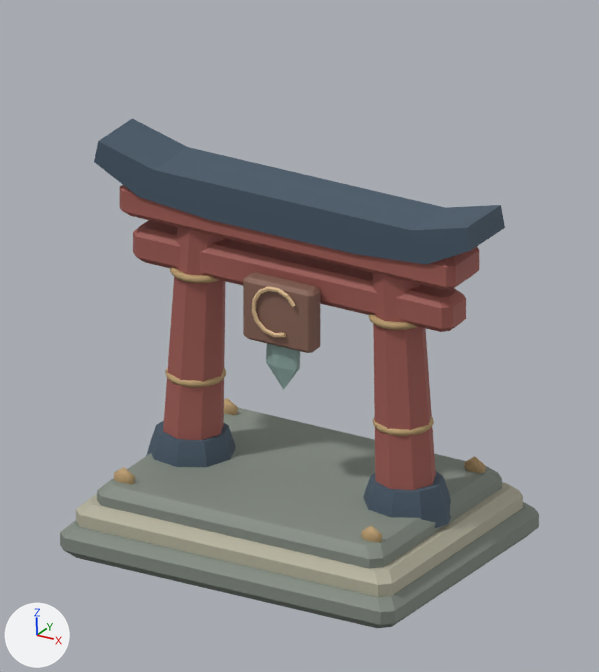
A saved change to the Blender file art/blend/torii.blend.
The view is the same before and after, from the file's camera 'Art review camera'. Every picture has the same lights, and +X, +Y and +Z are marked at lower left. The older version comes first.

In view in the first picture: 'torii'.
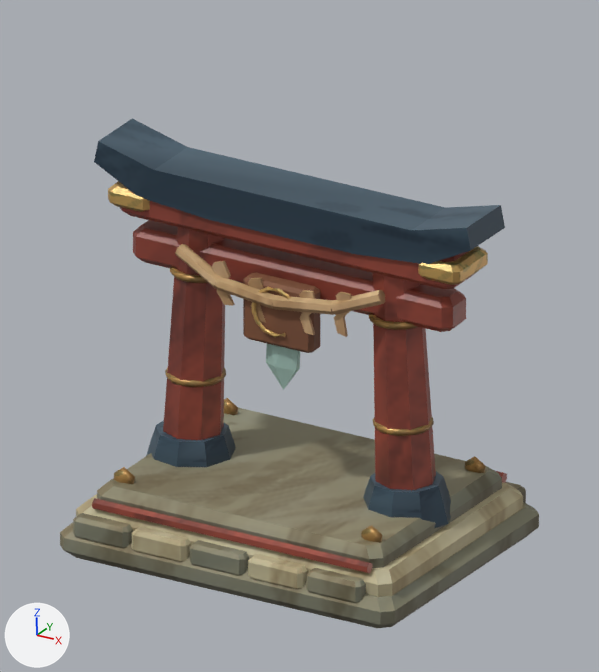
Patch to the scene script:
```diff
--- a/art/blend/torii.blend.py
+++ b/art/blend/torii.blend.py
@@ mat_painted_metal_edges__textile_and_clay @@
 mat_painted_metal_edges__textile_and_clay = bpy.data.materials.new('Painted metal edges, textile and clay')
-# nodes: BsdfPrincipled, OutputMaterial, VertexColor
+# nodes: BsdfPrincipled, Mix, OutputMaterial, SeparateColor, TexImage x2, UVMap x2, VertexColor
+# uses the picture img_packed_cloth_and_metal_finishes
+# uses the picture img_scumble__bristle_marks_and_worn_pigment
@@ me_torii_color_and_skin @@
-me_torii_color_and_skin.from_pydata(...)  # 842 vertices, 782 faces; spans x -0.82..0.82, y -0.57..0.57, z -0.01..1.51
+me_torii_color_and_skin.from_pydata(...)  # 1333 vertices, 1172 faces; spans x -0.82..0.82, y -0.57..0.57, z -0.01..1.51
+# me_torii_color_and_skin part 1: the loose piece of 32 vertices spanning x -0.15..0.15, y -0.17..-0.09, z 0.86..1.11 is copied, and the copy is scaled about its middle by (0.76, 1.04, 0.315), then moved by (-0.54, -0.4, -0.86); it spans x -0.66..-0.42, y -0.57..-0.48, z 0.08..0.17
+# me_torii_color_and_skin part 2: the loose piece of 32 vertices spanning x -0.15..0.15, y -0.17..-0.09, z 0.86..1.11 is copied, and the copy is scaled about its middle by (0.76, 1.04, 0.315), then moved by (-0.29, -0.4, -0.86); it spans x -0.41..-0.17, y -0.57..-0.48, z 0.08..0.17
+# me_torii_color_and_skin part 3: the loose piece of 32 vertices spanning x -0.15..0.15, y -0.17..-0.09, z 0.86..1.11 is copied, and the copy is scaled about its middle by (0.76, 1.04, 0.315), then moved by (-0.03, -0.4, -0.86); it spans x -0.15..0.09, y -0.57..-0.48, z 0.08..0.17
+# me_torii_color_and_skin part 4: the loose piece of 32 vertices spanning x -0.15..0.15, y -0.17..-0.09, z 0.86..1.11 is copied, and the copy is scaled about its middle by (0.76, 1.04, 0.315), then moved by (0.22, -0.4, -0.86); it spans x 0.1..0.34, y -0.57..-0.48, z 0.08..0.17
+# me_torii_color_and_skin part 5: the loose piece of 32 vertices spanning x -0.15..0.15, y -0.17..-0.09, z 0.86..1.11 is copied, and the copy is scaled about its middle by (0.76, 1.04, 0.315), then moved by (0.48, -0.4, -0.86); it spans x 0.36..0.6, y -0.57..-0.48, z 0.08..0.17
+# me_torii_color_and_skin part 6: the loose piece of 32 vertices spanning x -0.7..0.7, y -0.08..0.08, z 1.02..1.16 is copied, and the copy is scaled about its middle by (0.158, 0.528, 0.658), then moved by (0.54, 0.52, -0.97); it spans x 0.42..0.66, y 0.48..0.57, z 0.08..0.17
+# me_torii_color_and_skin part 7: a new loose piece, a 6-sided cylinder along x spanning x -0.6..0.6, y -0.514..-0.476, z 0.185..0.229, in mat_painted_metal_edges__textile_and_clay
+# me_torii_color_and_skin part 8: a new loose piece, a 6-sided cylinder along x spanning x -0.6..0.6, y 0.476..0.514, z 0.185..0.229, in mat_painted_metal_edges__textile_and_clay
+# me_torii_color_and_skin part 9: 53 vertices removed from x -0.1..0.06, y -0.19..-0.17, z 0.9..1.11; 200 vertices added at x -0.77..0.77, y -0.21..0.11, z 0.9..1.33
+# me_torii_color_and_skin part 10: 711 kept faces spanning x -0.82..0.82, y -0.57..0.57, z -0.01..1.51 get new vertex colours
+# other edits to the shape of me_torii_color_and_skin do not show in these pictures
 me_torii_color_and_skin.materials.append(mat_painted_metal_edges__textile_and_clay)
```

Changed parts and their boxes [x1, y1, x2, y2] in the pictures (599 x 672 px):
'torii', surface changed, reshaped
    both: [60, 118, 539, 628]
part 1 of me_torii_color_and_skin, added
    after: [73, 513, 133, 548]
part 2 of me_torii_color_and_skin, added (beige)
    after: [132, 527, 191, 562]
part 3 of me_torii_color_and_skin, added
    after: [190, 540, 249, 575]
part 4 of me_torii_color_and_skin, added (beige)
    after: [248, 554, 307, 589]
part 5 of me_torii_color_and_skin, added (yellow)
    after: [306, 568, 366, 603]
part 6 of me_torii_color_and_skin, added (mostly hidden)
    after: [505, 482, 526, 503]
part 7 of me_torii_color_and_skin, added
    after: [92, 498, 372, 573]
part 8 of me_torii_color_and_skin, added
    after: [496, 471, 507, 483]
part 9 of me_torii_color_and_skin, built on
    before: [251, 286, 289, 337]
    after: [108, 181, 488, 337]
part 10 of me_torii_color_and_skin, recoloured
    both: [60, 141, 539, 628]
